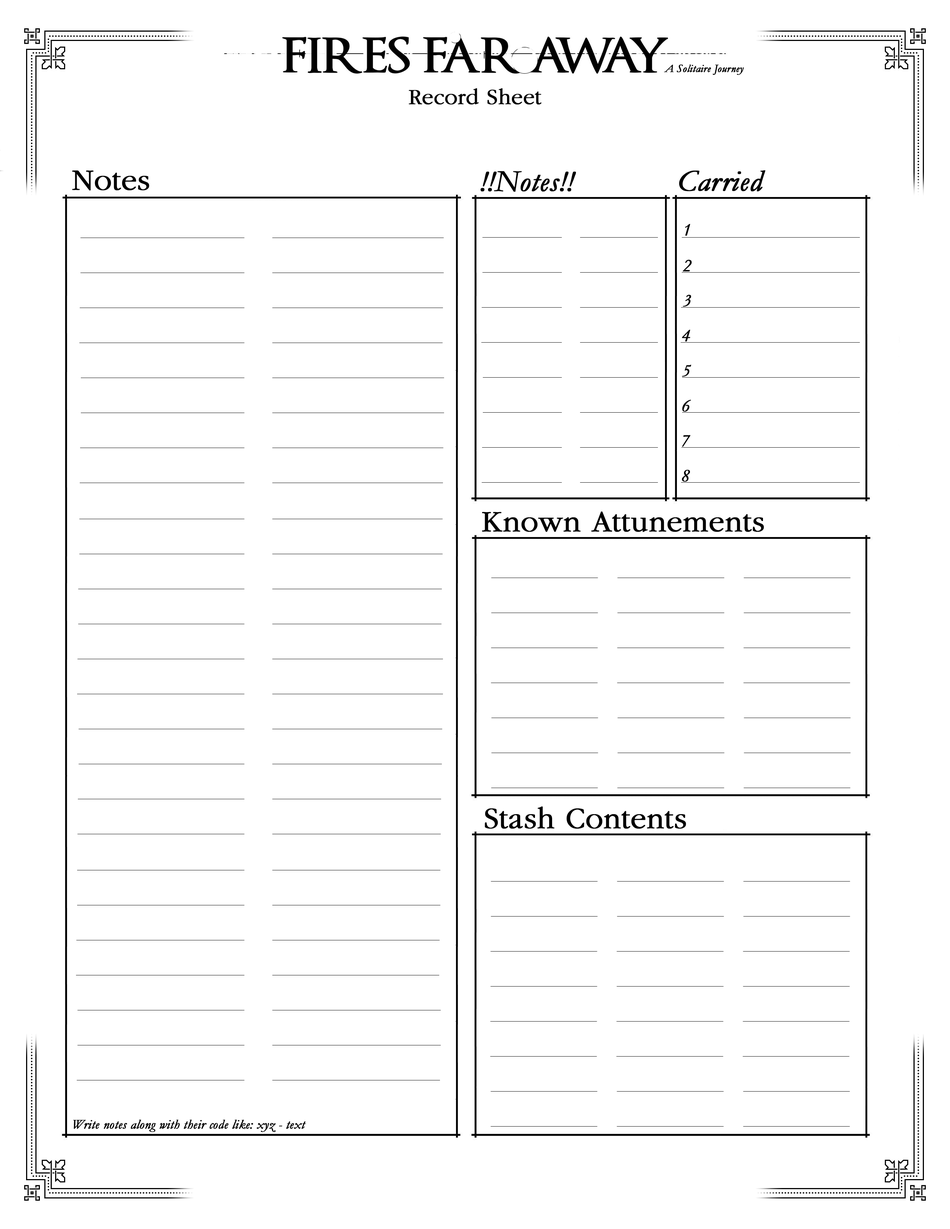
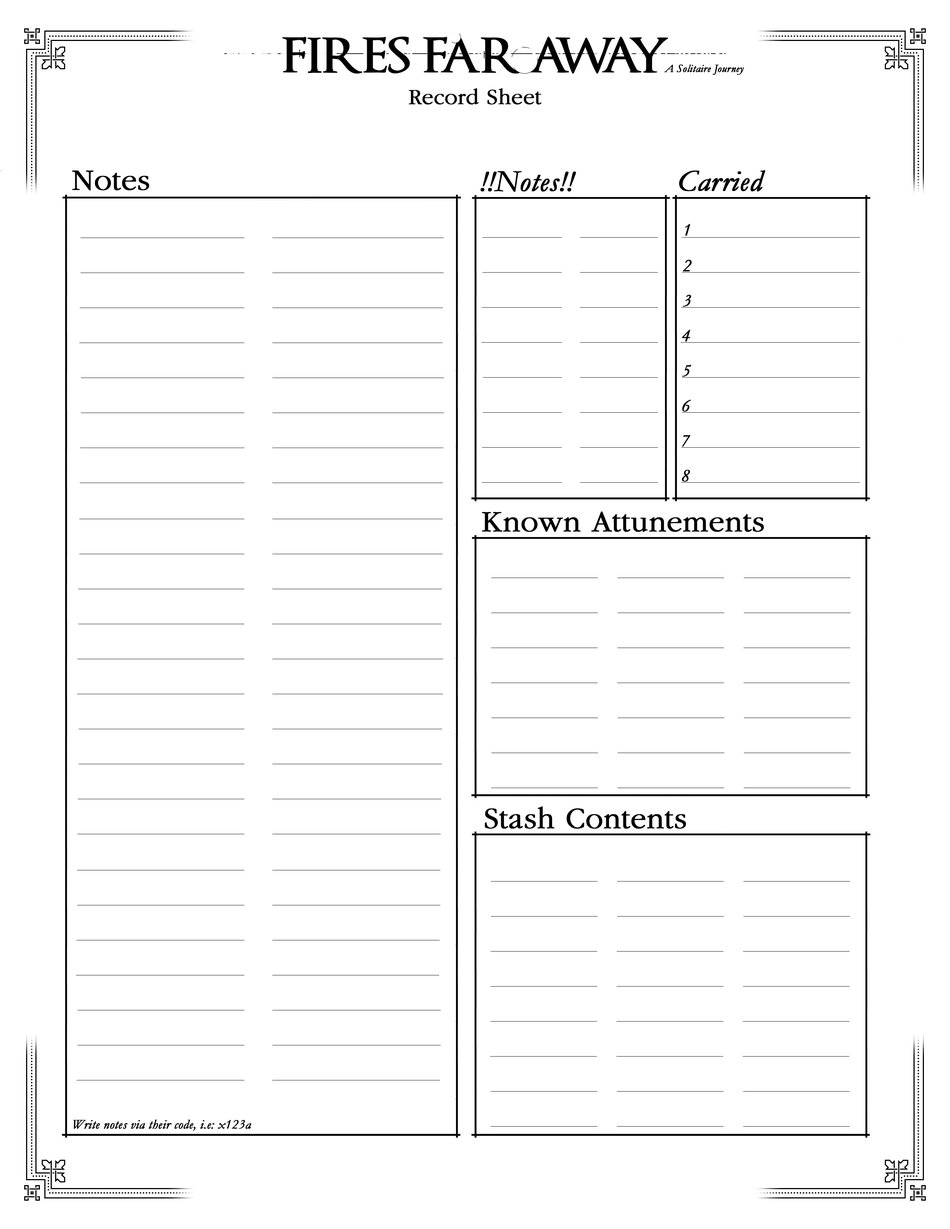
Layers edited between the first and the second w=950, h=1229 image:
renamed "Write notes along with their code like: xyz - text" to "Write notes via their code, i.e: x123a", painted on it over box(83, 1119, 307, 1133)
